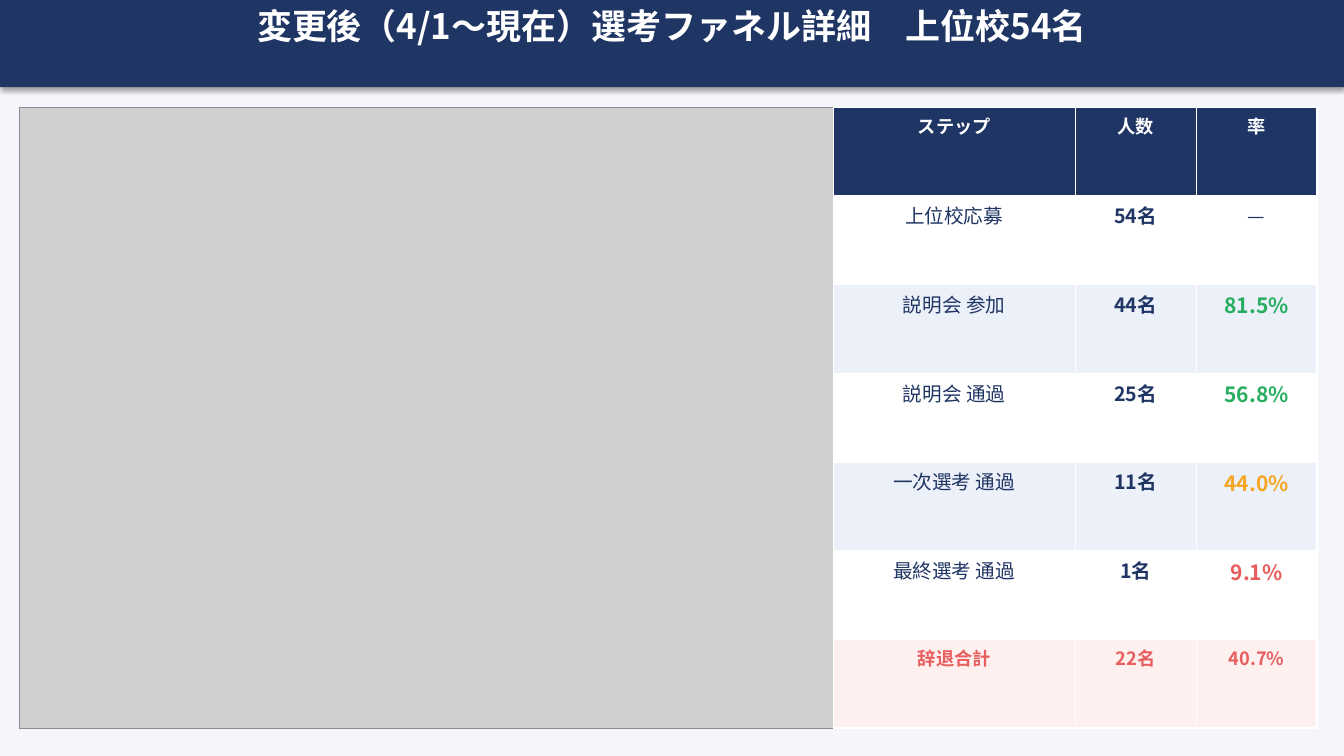
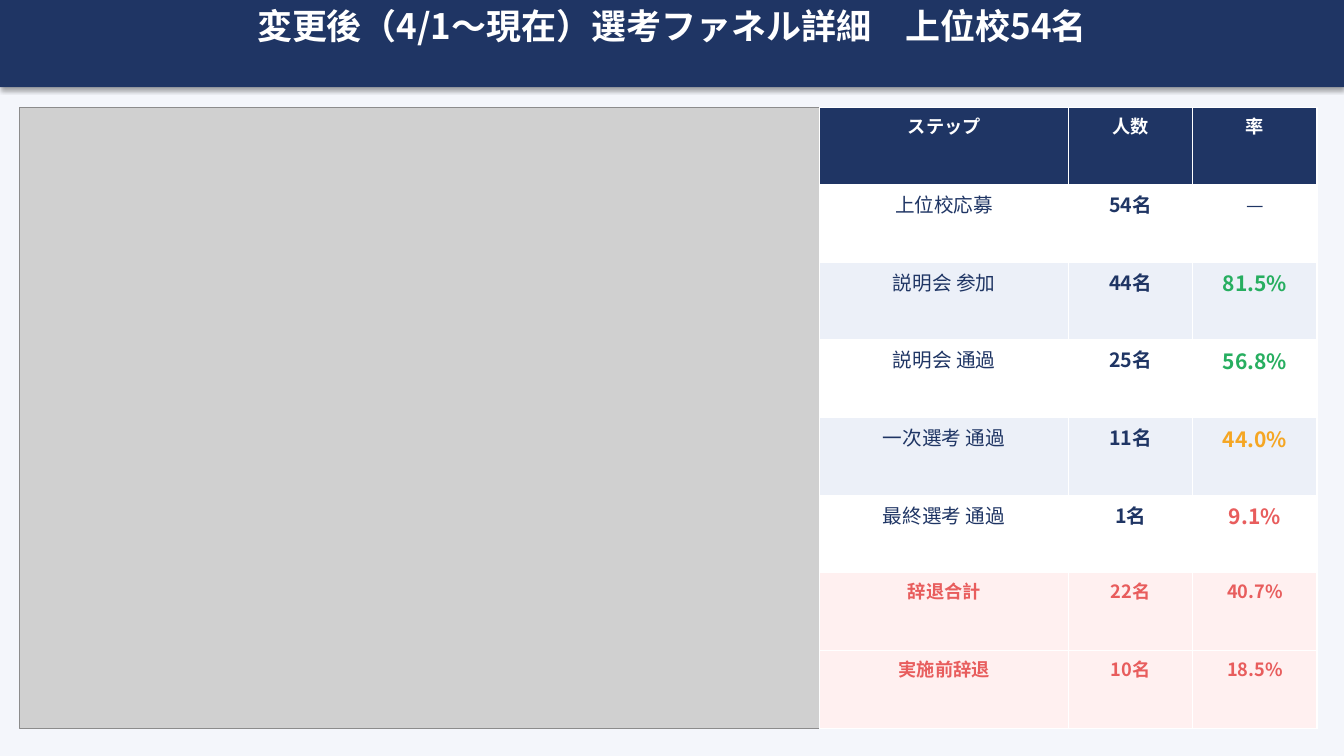
Before and after one commit to syoukaku007-star/daiki, a slide deck: slide 5 of 説明会改善効果検証レポート_2026.pptx. Drawn at 1344x756 pixels with LibreOffice and Linux fonts; fonts in the diff are those of the drawing; grey boxes stand for pictures. Boxes give left, top, right and bottom in pixels: in the first picture for what was removed or moved away, otherwise in the second. Text is boxed around its words. In the diff, an @@ line names an element or a change of style, - is before the commit and + after.

```diff
--- a/説明会改善効果検証レポート_2026.pptx
+++ b/説明会改善効果検証レポート_2026.pptx
@@ picture: place and size @@
-picture at (20,107,840,728)
+picture at (20,107,827,728)
@@ table at (820,107,1317,728) @@
+row 8: 実施前辞退 | 10名 | 18.5%
@@ table: place and size @@
-table at (834,107,1318,728)
+table at (820,107,1317,728)
```
Also in this commit, not shown: 6 other slides changed, 1 slide added.
